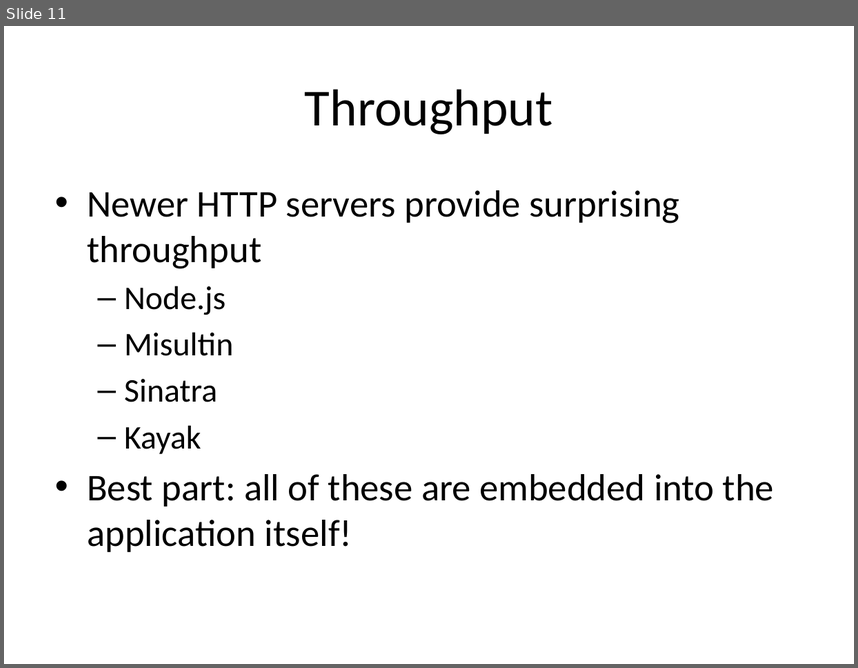
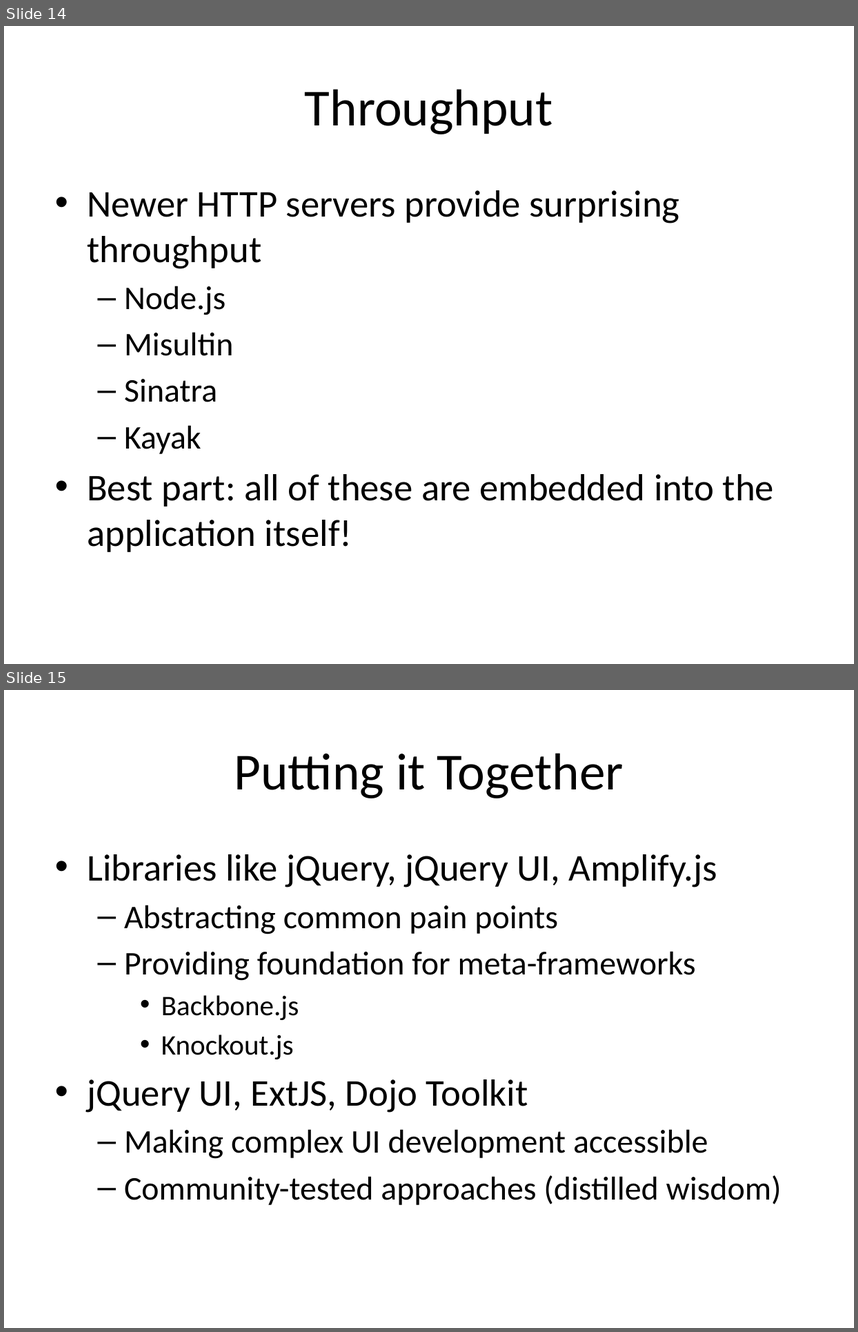
Before and after one commit to vaporworks/Devlink2011-REST-WebClient, a slide deck: PowerPoint/joint_talk_notes.pptx. Shown one above the other, each under a label of ours: slide 11 before the commit, slides 14 and 15 after it. The pictures are 858x668 and 858x1332 pixels, drawn with LibreOffice and Linux fonts; fonts in the diff are those of the drawing. Boxes give left, top, right and bottom in pixels: in the first picture for what was removed or moved away, otherwise in the second. Text is boxed around its words. In the diff, an @@ line names an element or a change of style, - is before the commit and + after.

Commit message:
Updates to Power Point

```diff
--- a/PowerPoint/joint_talk_notes.pptx
+++ b/PowerPoint/joint_talk_notes.pptx
@@ slide 15 added at [4,690,854,1328], background #FFFFFF @@
@@ title added at [234,753,624,798], 44 pt, text #000000 @@
+Putting it Together
@@ text added at [87,854,782,1205], 28 pt, text #000000 @@
+• Libraries like jQuery, jQuery UI, Amplify.js
+  – Abstracting common pain points
+  – Providing foundation for meta-frameworks
+    • Backbone.js
+    • Knockout.js
+• jQuery UI, ExtJS, Dojo Toolkit
+  – Making complex UI development accessible
+  – Community-tested approaches (distilled wisdom)
@@ what was slide 11 is now slide 14 @@
```
Also in this commit, not shown: 3 slides changed, 5 other slides added, 1 slide removed, 2 other files.
